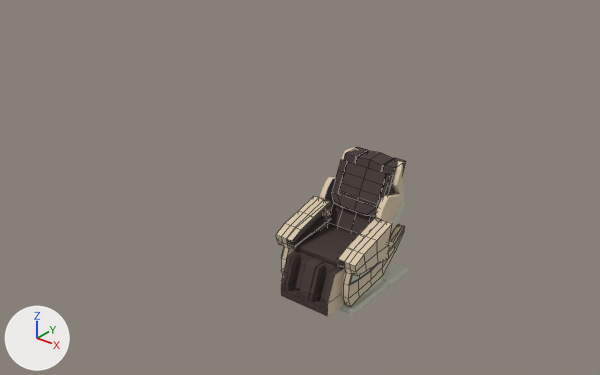
What one commit did to the FBX model fbx/b.fbx.
Before and after are seen from a 50 mm lens placed at (0.678, -0.957, 0.745), pointed at (-0.261, 0.216, 0.017). Arrows for +X, +Y and +Z are at lower left; the lights stay in place. Mesh edges are drawn as thin lines on the coarser meshes. Where no turn or scale is listed for an object, it has been applied to the vertices.
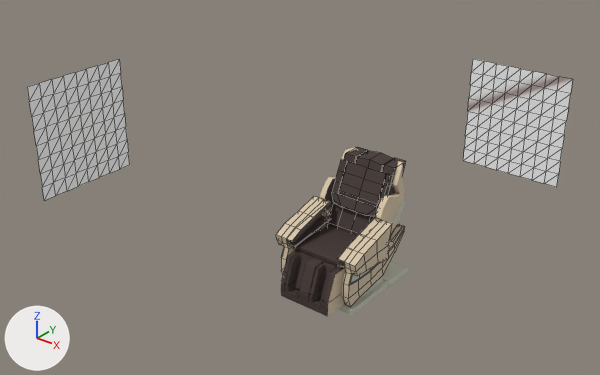
Location of each change, [x1, y1, x2, y2] in pixels of the pictures (600 x 375 px):
'nurbsPlane2', added
    after: [463, 59, 573, 187]
'nurbsPlane1', added
    after: [27, 59, 130, 201]

What the commit changed:
Picture 'chair2.jpg' (img_chair2_jpg) is new.
Picture 'chair.jpg' (img_chair_jpg) is new.
Material 'lambert3' (mat_lambert3) is new.
Uses the picture img_chair2_jpg.
Material 'lambert2' (mat_lambert2) is new.
Uses the picture img_chair_jpg.
Mesh me_mesh_018 is new.
It has 81 vertices, 128 faces and spans x -0.112..0.112, y 0.0, z -0.12..0.12.
It uses material mat_lambert3.
Mesh me_mesh_017 is new.
It has 81 vertices, 128 faces and spans x 0.0, y -0.112..0.112, z -0.12..0.12.
It uses material mat_lambert2.
Object 'nurbsPlane2' (ob_nurbsplane2) is new; it shows me_mesh_018.
Its location is (-0.004, 0.629, 0.093).
Object 'nurbsPlane1' (ob_nurbsplane1) is new; it shows me_mesh_017.
Its location is (-0.656, 0.0, 0.112).
